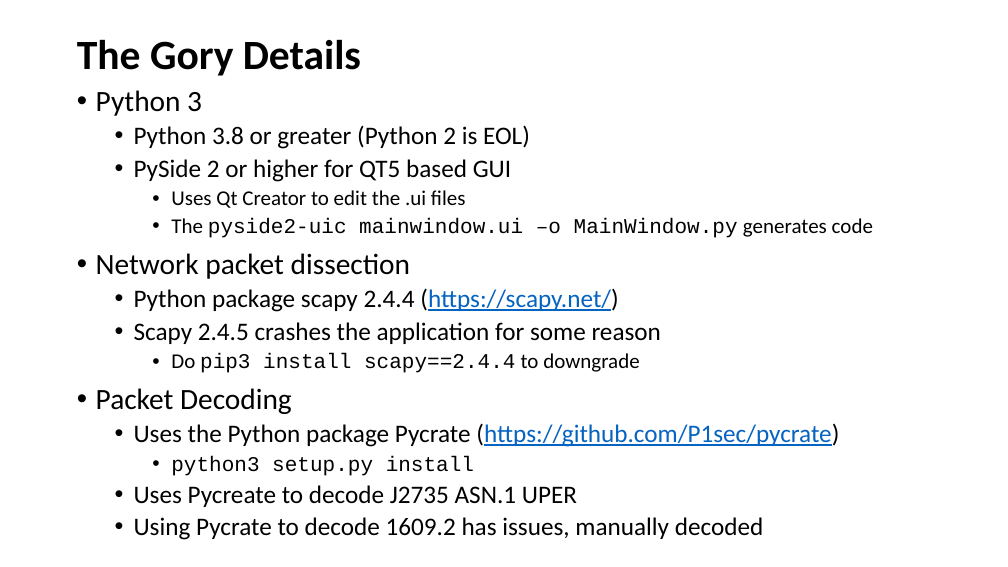
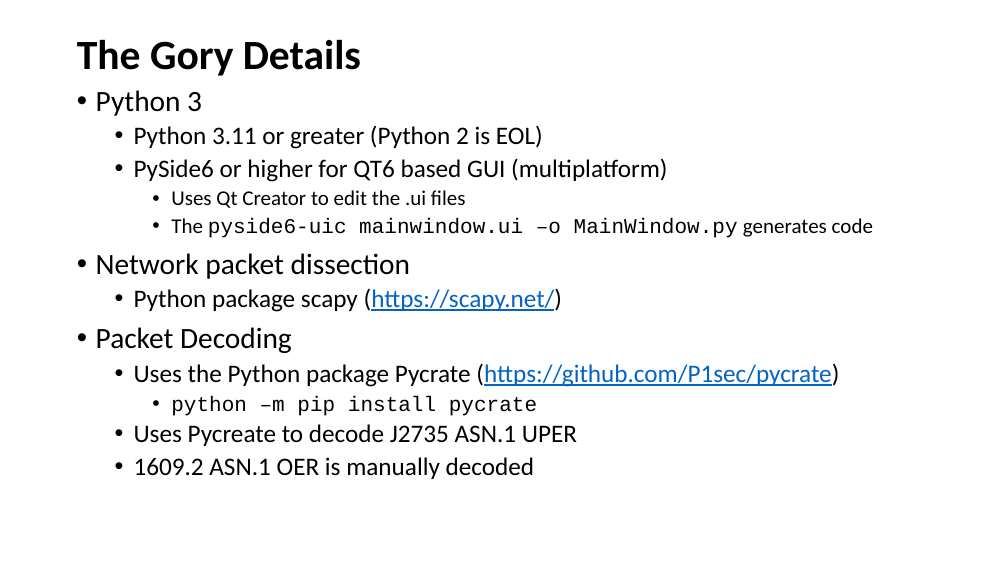
Before and after one commit to nprobert/j2735_tools, a slide deck: slide 12 of docs/NTCNA PCAP Decoder JSON Converter.pptx. Drawn at 1008x567 pixels with LibreOffice and Linux fonts; fonts in the diff are those of the drawing. Boxes give left, top, right and bottom in pixels: in the first picture for what was removed or moved away, otherwise in the second. Text is boxed around its words. In the diff, an @@ line names an element or a change of style, - is before the commit and + after.

```diff
--- a/docs/NTCNA PCAP Decoder JSON Converter.pptx
+++ b/docs/NTCNA PCAP Decoder JSON Converter.pptx
@@ text at bbox=[134, 125, 667, 182]: text changed @@
-  • Python 3.8 or greater (Python 2 is EOL)
-  • PySide 2 or higher for QT5 based GUI
+  • Python 3.11 or greater (Python 2 is EOL)
+  • PySide6 or higher for QT6 based GUI (multiplatform)
@@ text at bbox=[171, 218, 873, 238]: text changed @@
-    • The pyside2-uic mainwindow.ui –o MainWindow.py generates code
+    • The pyside6-uic mainwindow.ui –o MainWindow.py generates code
@@ text at bbox=[134, 288, 562, 312]: text changed @@
-  • Python package scapy 2.4.4 (https://scapy.net/)
-  • Scapy 2.4.5 crashes the application for some reason
-    • Do pip3 install scapy==2.4.4 to downgrade
+  • Python package scapy (https://scapy.net/)
@@ text at bbox=[171, 396, 537, 416]: text changed @@
-    • python3 setup.py install
+    • python –m pip install pycrate
@@ text at bbox=[134, 457, 535, 479]: text changed @@
-  • Using Pycrate to decode 1609.2 has issues, manually decoded
+  • 1609.2 ASN.1 OER is manually decoded
```
Also in this commit, not shown: 13 other slides changed, 6 other files.
